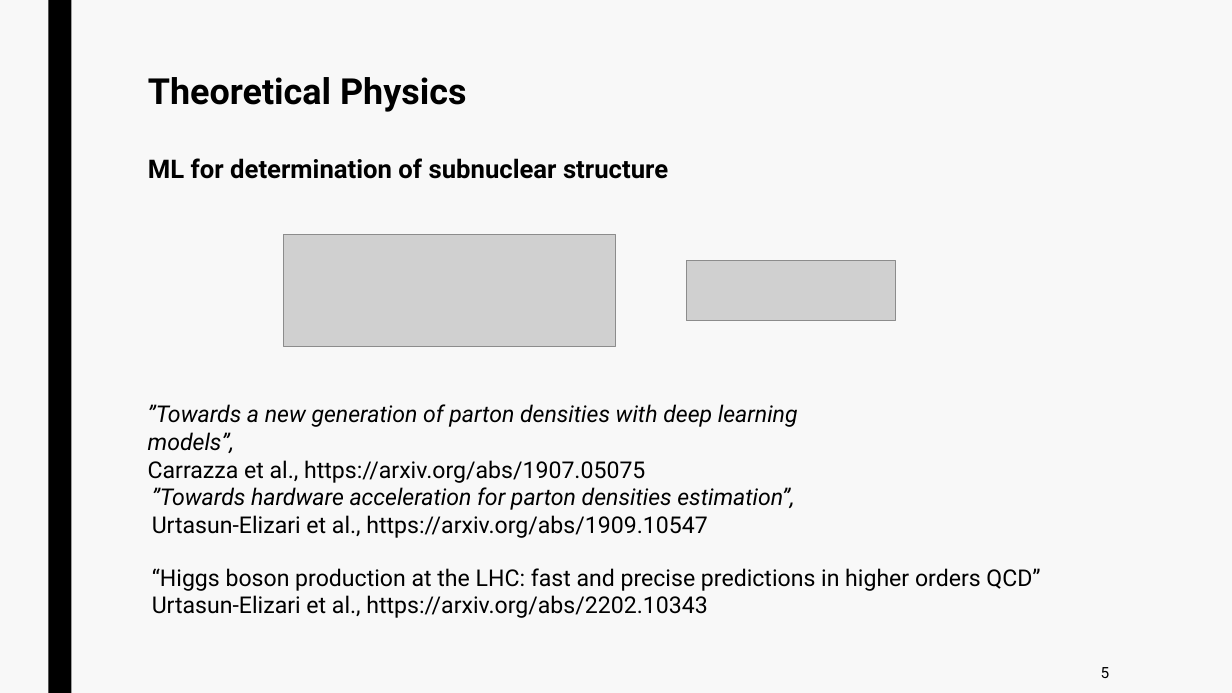
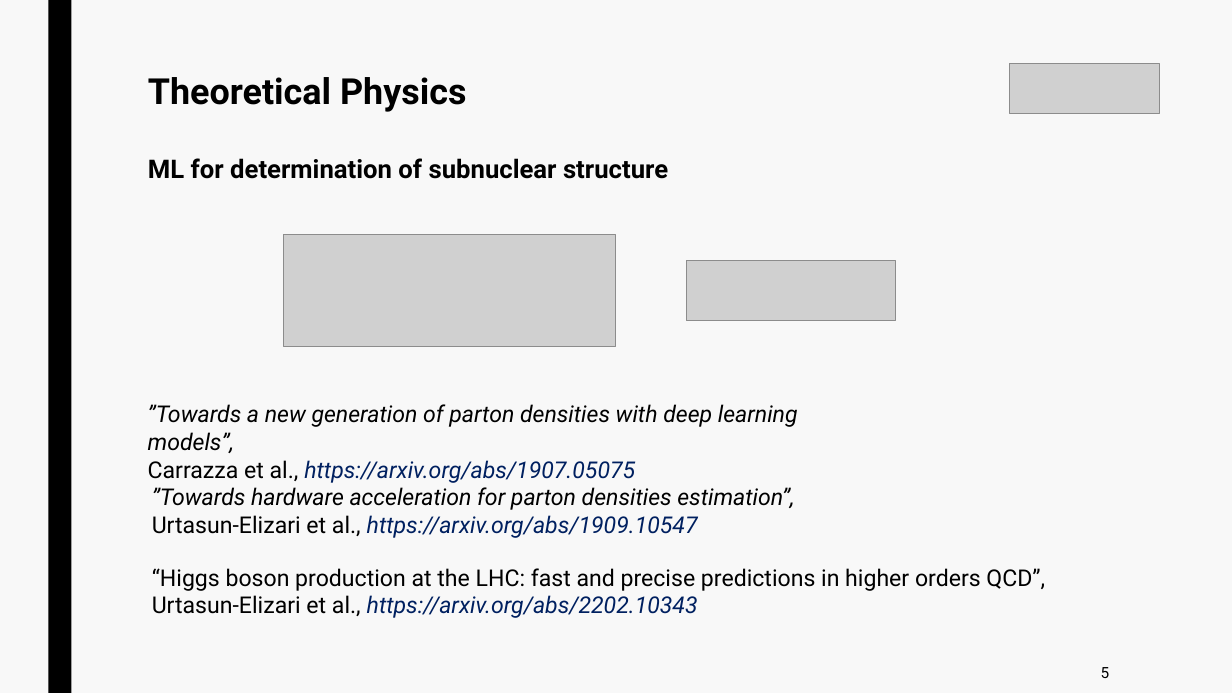
Before and after one commit to jurtasun/presentations, a slide deck: slide 6 of 202306_CRG_Postdoc/230623_GRG_Postdoc.ppt. Drawn at 1232x693 pixels with LibreOffice and Linux fonts; fonts in the diff are those of the drawing; grey boxes stand for pictures. Boxes give left, top, right and bottom in pixels: in the first picture for what was removed or moved away, otherwise in the second. Text is boxed around its words. In the diff, an @@ line names an element or a change of style, - is before the commit and + after.

```diff
--- a/202306_CRG_Postdoc/230623_GRG_Postdoc.ppt
+++ b/202306_CRG_Postdoc/230623_GRG_Postdoc.ppt
@@ picture added at (1010,64,1160,114) @@
@@ text at (148,460,635,483): text colour #000000 to #002060, italic on in "https://arxiv.org/abs/1907.05075" @@
@@ text at (152,515,698,538): text colour #000000 to #002060, italic on in "https://arxiv.org/abs/1909.10547" @@
@@ text at (152,568,1045,591): text changed @@
-“Higgs boson production at the LHC: fast and precise predictions in higher orders QCD”
+“Higgs boson production at the LHC: fast and precise predictions in higher orders QCD”,
@@ text at (152,595,698,618): text colour #000000 to #002060, italic on in "https://arxiv.org/abs/2202.10343" @@
```
Also in this commit, not shown: 10 other slides changed, 4 slides added, 5 slides removed, 1 other file.
